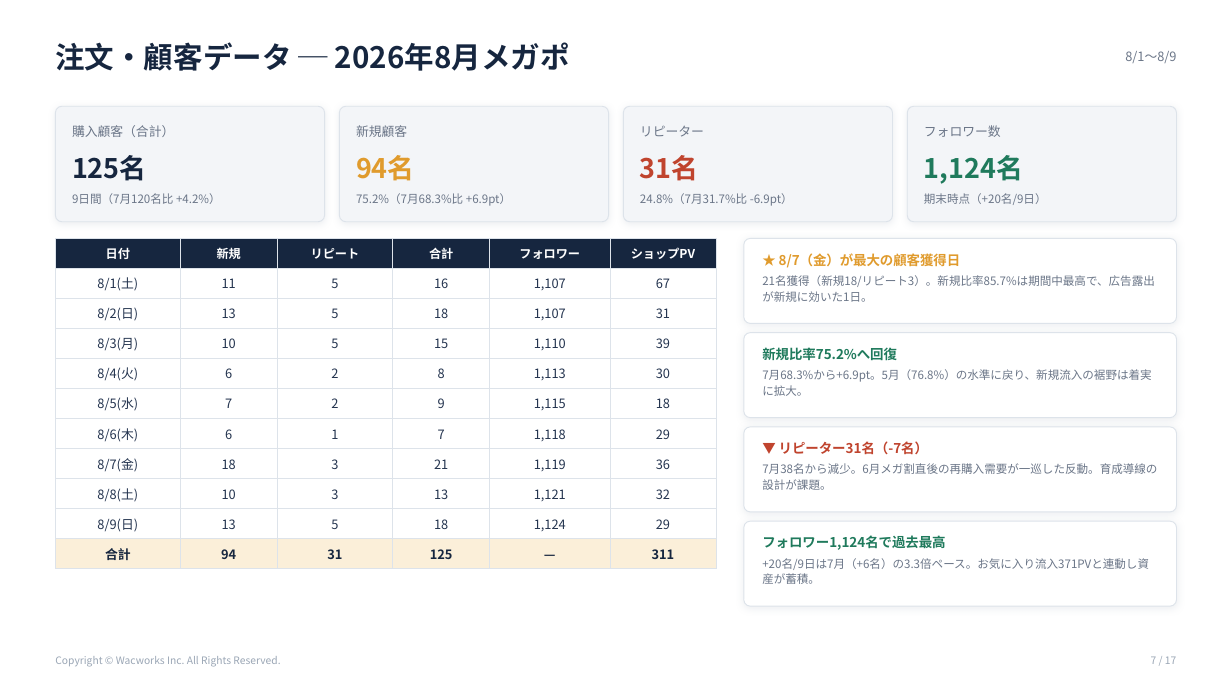
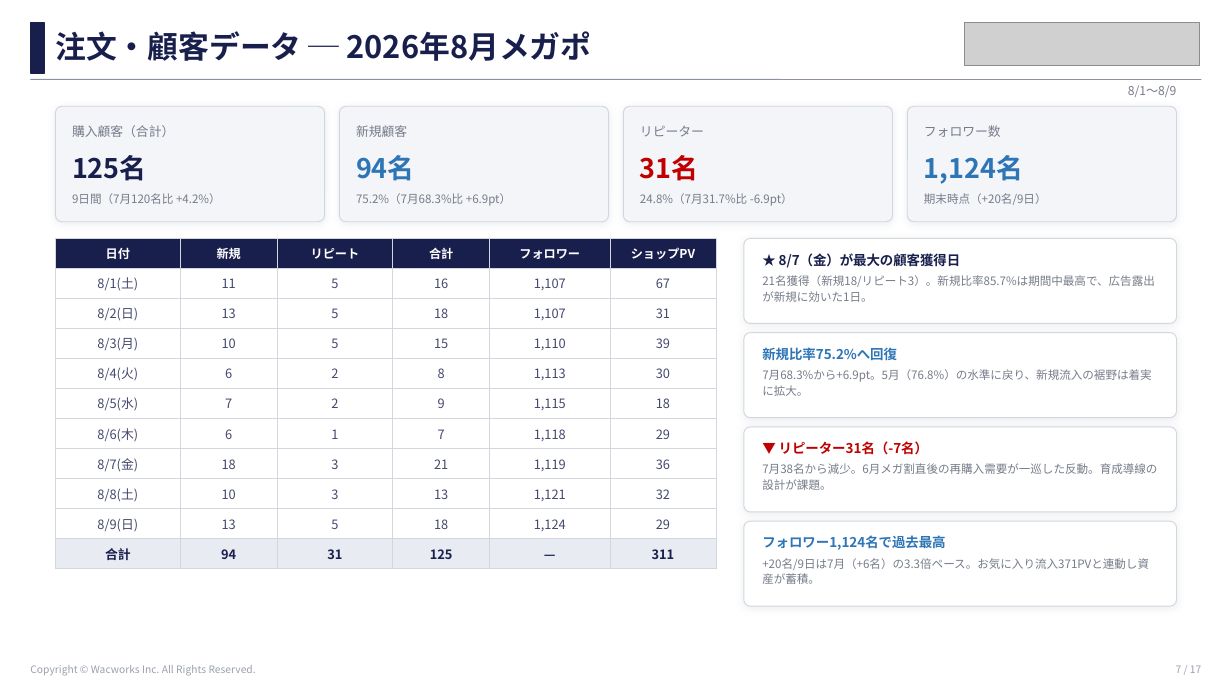
Before and after one commit to wacworks-web/home, a slide deck: slide 7 of reports/dr365_qoo10_202608/dr365_Qoo10_2026年8月メガポ_レポート.pptx. Drawn at 1232x693 pixels with LibreOffice and Linux fonts; fonts in the diff are those of the drawing; grey boxes stand for pictures. Boxes give left, top, right and bottom in pixels: in the first picture for what was removed or moved away, otherwise in the second. Text is boxed around its words. In the diff, an @@ line names an element or a change of style, - is before the commit and + after.

```diff
--- a/reports/dr365_qoo10_202608/dr365_Qoo10_2026年8月メガポ_レポート.pptx
+++ b/reports/dr365_qoo10_202608/dr365_Qoo10_2026年8月メガポ_レポート.pptx
@@ rectangle added at [30, 23, 44, 73], fill #191F4D, outline #191F4D 1 pt @@
@@ text "注文・顧客データ ─ 2026年8月メガポ": place and size @@
-text "注文・顧客データ ─ 2026年8月メガポ" at [55, 42, 570, 71]
+text "注文・顧客データ ─ 2026年8月メガポ" at [55, 31, 592, 61]
@@ text "注文・顧客データ ─ 2026年8月メガポ" at [55, 31, 592, 61]: size 23 to 24 pt, text colour #16263F to #191F4D @@
@@ picture added at [964, 22, 1200, 66] @@
@@ line added from (30, 79) to (1202, 79), #8C929E 0.75 pt @@
@@ text "8/1〜8/9": place and size @@
-text "8/1〜8/9" at [1125, 51, 1176, 63]
+text "8/1〜8/9" at [1128, 85, 1177, 97]
@@ text "8/1〜8/9" at [1128, 85, 1177, 97]: size 10 to 9.5 pt, text colour #6B7688 to #767C8A @@
@@ fill #F3F5F8 to #F4F5F8; outline #DDE3EA 0.75 pt to #D4D6DE 0.75 pt in 3 elements at [339, 106, 608, 222], [624, 106, 893, 222], [908, 106, 1177, 222] @@
@@ text "94名" at [356, 155, 415, 181]: text colour #E09B2D to #2E75B6 @@
@@ text "31名" at [640, 155, 699, 181]: text colour #C0442E to #C00000 @@
@@ table at [55, 238, 716, 564] @@
@@ fill #16263F to #191F4D in row 1 @@
@@ fill #FBEFD9 to #E8EBF2 in row 11 @@
@@ text colour #24344F to #44496E in "8/1(土)", "11", "5", "16" and 50 more places @@
@@ text colour #16263F to #191F4D in "合計", "94", "31", "125" and 2 more places @@
@@ borders changed @@
@@ rounded rectangle removed at [744, 238, 1177, 323] @@
@@ text "★ 8/7（金）が最大の顧客獲得日" at [779, 253, 961, 268]: text colour #E09B2D to #191F4D @@
@@ 3 rounded rectangles: place and size @@
-3 rounded rectangles at [744, 333, 1177, 606]
+3 rounded rectangles at [744, 238, 1177, 512]
@@ outline #DDE3EA 0.75 pt to #D4D6DE 0.75 pt in 3 elements at [744, 427, 1177, 512], [744, 238, 1177, 323], [744, 333, 1177, 418] @@
@@ text "▼ リピーター31名（-7名）" at [779, 441, 928, 455]: text colour #C0442E to #C00000 @@
@@ rounded rectangle added at [744, 521, 1177, 606], fill #FFFFFF, outline #D4D6DE 0.75 pt @@
@@ text colour #1F7A5C to #2E75B6 in 3 elements at [924, 155, 1023, 184], [762, 347, 897, 361], [762, 535, 945, 550] @@
@@ text "Copyright © Wacworks Inc. All ...": place and size @@
-text "Copyright © Wacworks Inc. All ..." at [55, 656, 280, 667]
+text "Copyright © Wacworks Inc. All ..." at [30, 665, 256, 676]
@@ text "Copyright © Wacworks Inc. All ..." at [30, 665, 256, 676]: text colour #9AA6B5 to #9AA0AC @@
@@ text "7 / 17" at [1176, 665, 1201, 673]: text colour #9AA6B5 to #9AA0AC @@
@@ text "7 / 17": place and size @@
-text "7 / 17" at [1151, 656, 1176, 664]
+text "7 / 17" at [1176, 665, 1201, 673]
```
Also in this commit, not shown: 16 other slides changed, 6 other files.
